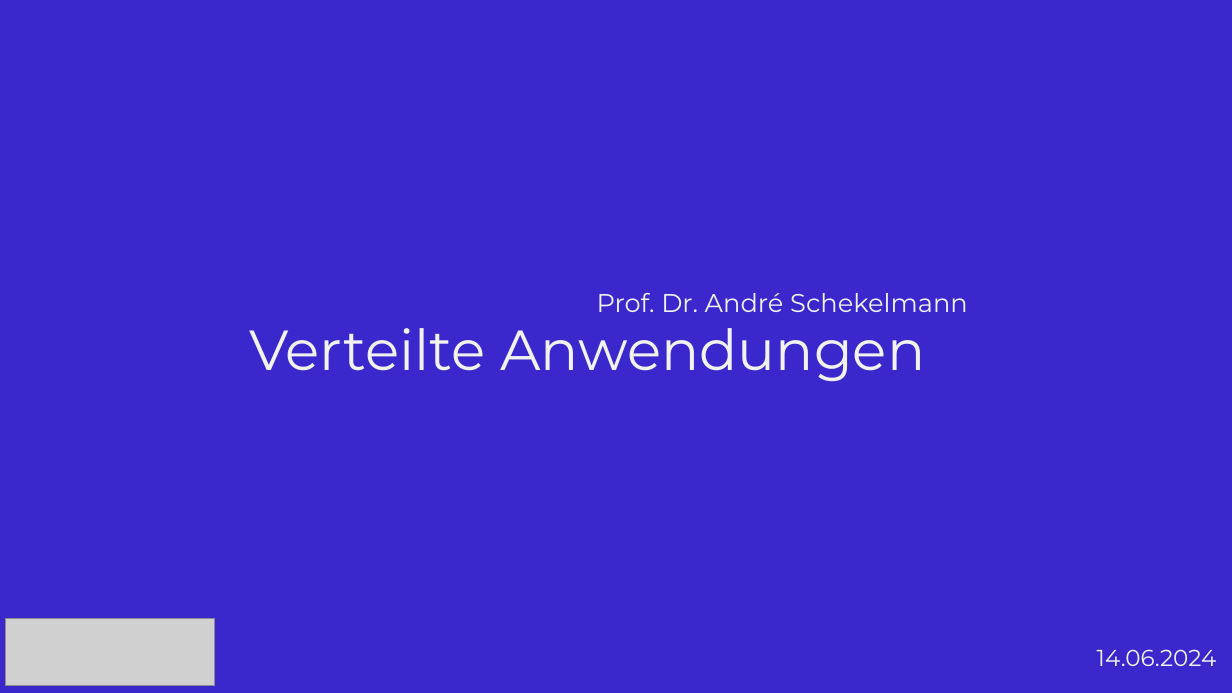
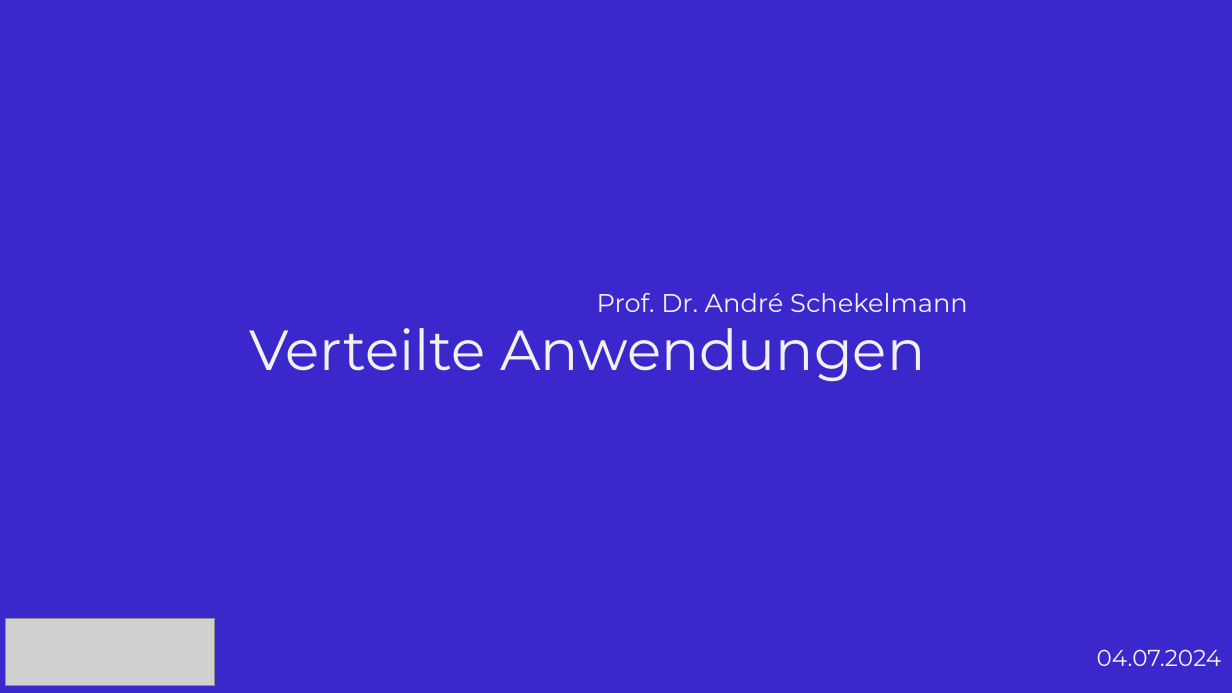
Before and after one commit to AleksandrMaj/HelferProject, a slide deck: slide 1 of End-Präsentation.pptx. Drawn at 1232x693 pixels with LibreOffice and Linux fonts; fonts in the diff are those of the drawing; grey boxes stand for pictures. Boxes give left, top, right and bottom in pixels: in the first picture for what was removed or moved away, otherwise in the second. Text is boxed around its words. In the diff, an @@ line names an element or a change of style, - is before the commit and + after.

```diff
--- a/End-Präsentation.pptx
+++ b/End-Präsentation.pptx
@@ text at <box>1097,649,1221,666</box>: text changed @@
-14.06.2024
+04.07.2024
```
Also in this commit, not shown: 3 other slides changed, 4 slides added, 2 slides removed, 1 other file.
